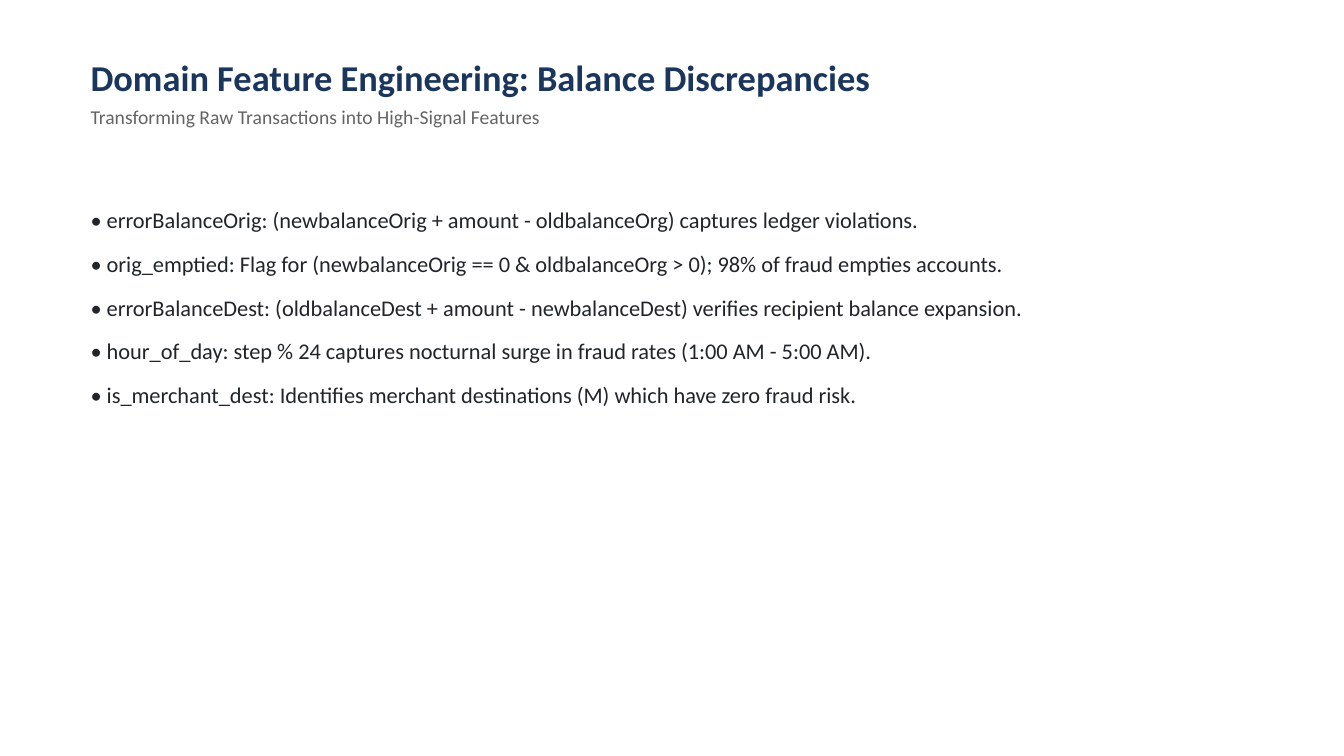
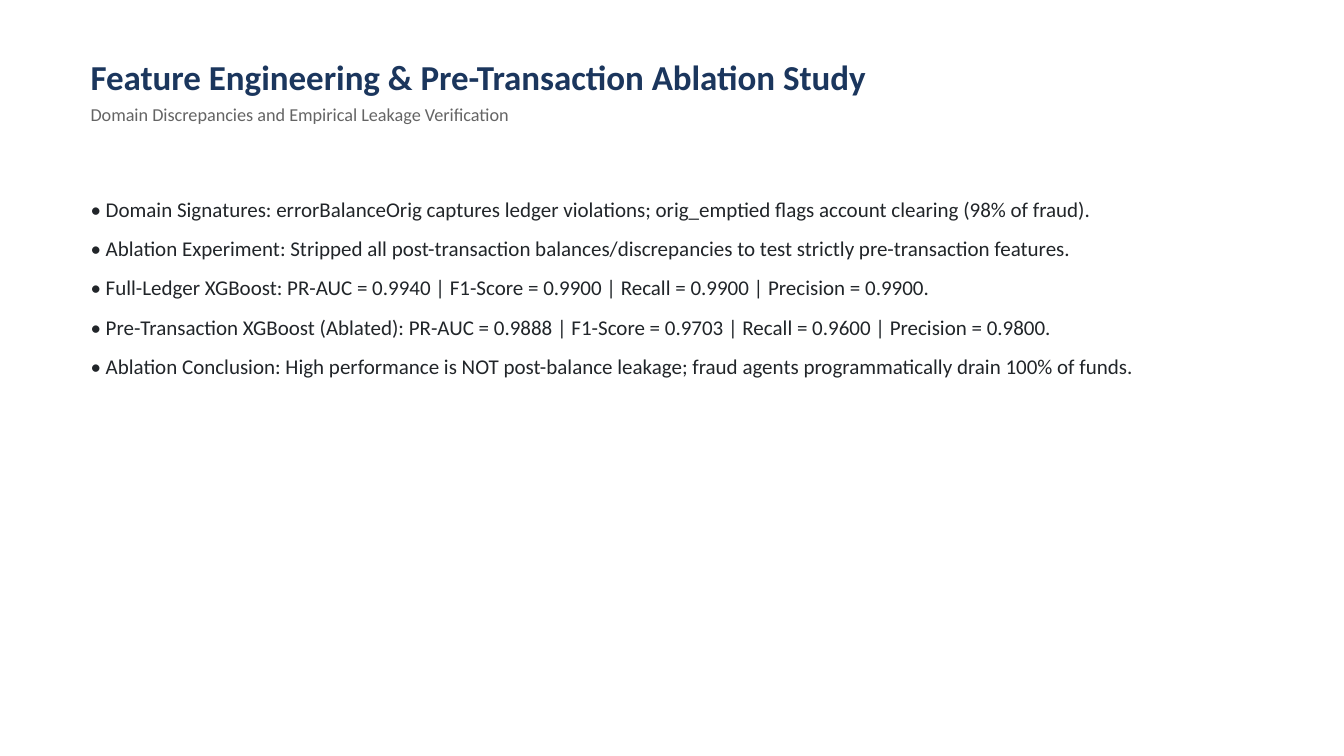
Before and after one commit to Akshayshetty742/online-payment-fraud-detection, a slide deck: slide 5 of presentation/online_payment_fraud_detection.pptx. Drawn at 1344x756 pixels with LibreOffice and Linux fonts; fonts in the diff are those of the drawing. Boxes give left, top, right and bottom in pixels: in the first picture for what was removed or moved away, otherwise in the second. Text is boxed around its words. In the diff, an @@ line names an element or a change of style, - is before the commit and + after.

```diff
--- a/presentation/online_payment_fraud_detection.pptx
+++ b/presentation/online_payment_fraud_detection.pptx
@@ text at (91,65,866,124): text changed; size 14 to 13 pt @@
-Domain Feature Engineering: Balance Discrepancies
-Transforming Raw Transactions into High-Signal Features
+Feature Engineering & Pre-Transaction Ablation Study
+Domain Discrepancies and Empirical Leakage Verification
@@ text at (106,202,1132,378): text changed; size 16 to 15 pt @@
-• errorBalanceOrig: (newbalanceOrig + amount - oldbalanceOrg) captures ledger violations.
-• orig_emptied: Flag for (newbalanceOrig == 0 & oldbalanceOrg > 0); 98% of fraud empties accounts.
-• errorBalanceDest: (oldbalanceDest + amount - newbalanceDest) verifies recipient balance expansion.
-• hour_of_day: step % 24 captures nocturnal surge in fraud rates (1:00 AM - 5:00 AM).
-• is_merchant_dest: Identifies merchant destinations (M) which have zero fraud risk.
+• Domain Signatures: errorBalanceOrig captures ledger violations; orig_emptied flags account clearing (98% of fraud).
+• Ablation Experiment: Stripped all post-transaction balances/discrepancies to test strictly pre-transaction features.
+• Full-Ledger XGBoost: PR-AUC = 0.9940 | F1-Score = 0.9900 | Recall = 0.9900 | Precision = 0.9900.
+• Pre-Transaction XGBoost (Ablated): PR-AUC = 0.9888 | F1-Score = 0.9703 | Recall = 0.9600 | Precision = 0.9800.
+• Ablation Conclusion: High performance is NOT post-balance leakage; fraud agents programmatically drain 100% of funds.
```
Also in this commit, not shown: 10 other slides changed, 27 other files.
